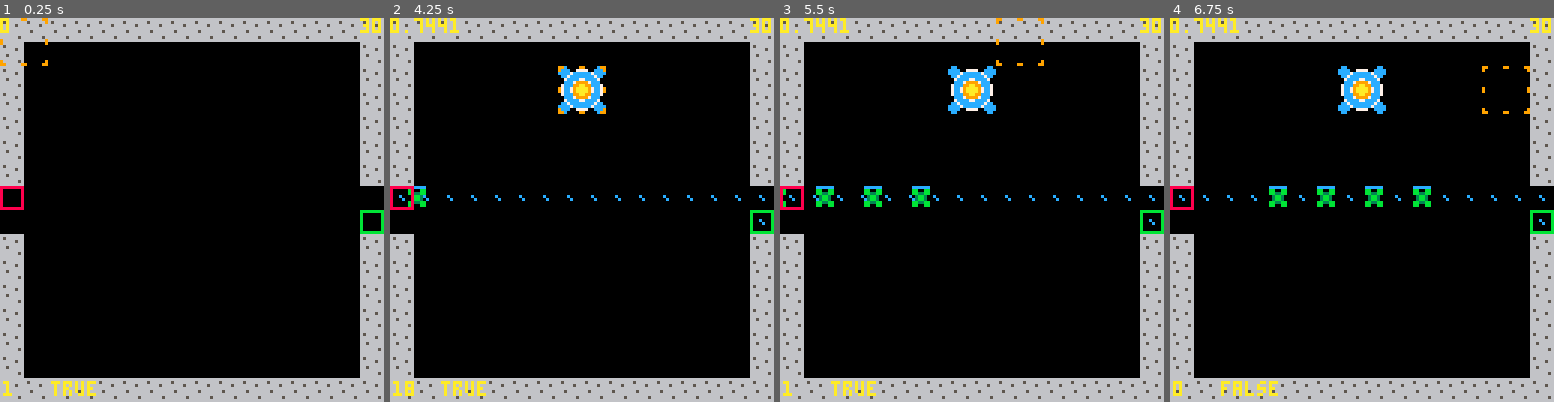
Above: before the commit, frames 1-4 (left to right).
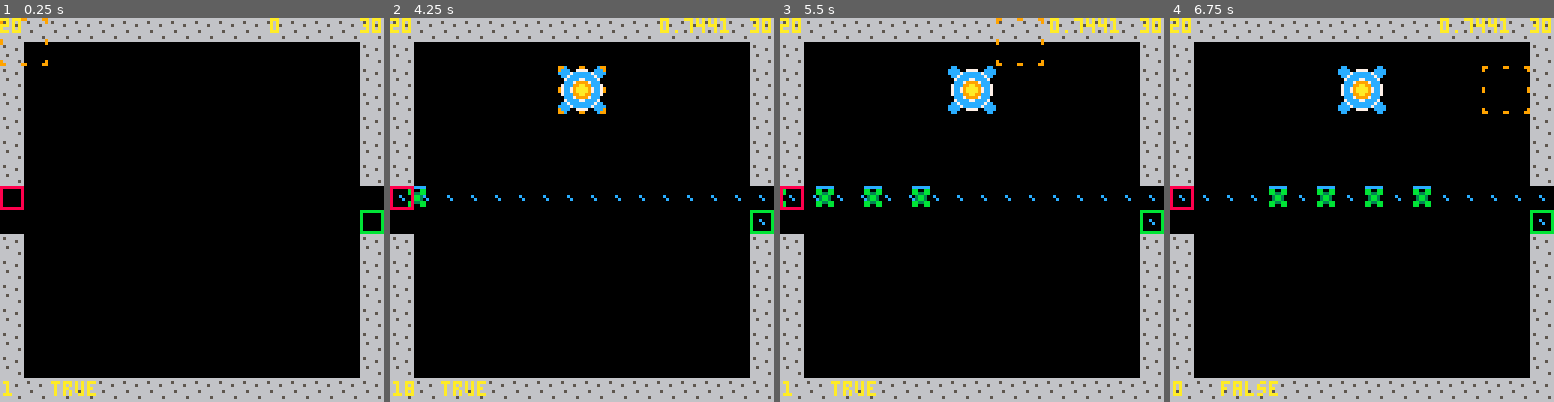
Above: after the commit, the same moments.

Repository: langchr86/pico-bubble-towers
Game: PICO-8 cartridge pico-proto.p8
Same seed, same stepped clock (60 frames per second), same inputs: the game is played once before the commit and once after it.
Inputs:
- Up to frame 1 (0.25 s): no input
- Up to frame 2 (4.25 s): tap X (X key) at 0.33, 1.07, 1.85, 2.97, 4.08 s; tap O (Z key) at 0.7, 1.7, 2.1, 2.5, 2.9, 3.3, 3.7, 4.1 s; hold Right 1.6-2.1 s; hold Up 2.15-2.42 s; hold Right 2.47-3.03 s; hold Left 3.08-3.58 s; hold Down 3.63-3.97 s; hold Right from 4.02 s (still down)
- Up to frame 3 (5.5 s): tap O (Z key) at 4.5, 4.9, 5.3 s; release Right at 4.68 s; hold Up 4.73-5.03 s; hold Left from 5.08 s (still down); tap X (X key) at 5.2 s
- Up to frame 4 (6.75 s): release Left at 5.68 s; tap O (Z key) at 5.7, 6.1, 6.5 s; hold Down 5.73-6.03 s; hold Right 6.08-6.58 s; tap X (X key) at 6.32 s; hold Right from 6.63 s (still down)

The runs differ from the first frame. In frame 1, 0.2% of the frame differs, in the area x 0-73%, y 0-4%; in frame 2, 0.6%, in the area x 0-89%, y 0-4%; in frame 3, 0.6%; in frame 4, 0.6%.

Commit message:
track player life and end with "game over" screen

Diff:
--- a/pico-proto.lua
+++ b/pico-proto.lua
@@ -31,6 +31,8 @@
 
 tower_list = {}
 enemy_list = {}
+
+player_life = 20
 
 sw_algo = 0
 
@@ -107,8 +109,12 @@
 function UpdateObjects()
   for enemy in all(enemy_list) do
     enemy:Update()
-    if enemy:IsDead() or enemy:InTarget() then
+    if enemy:IsDead() then
       del(enemy_list, enemy)
+    end
+    if enemy:InTarget() then
+      del(enemy_list, enemy)
+      player_life -= 1
     end
   end
 
@@ -159,6 +165,12 @@
 
 function _draw()
   cls()
+
+  if player_life <= 0 then
+    map(0, 16)
+    return
+  end
+
   map()
 
   DrawPath()
@@ -177,6 +189,7 @@
   cursor:Draw()
 
   fps = stat(7)
+  print(player_life, 0, 0, 10)
+  print(sw_algo, 90, 0, 10)
   print(fps, 120, 0, 10)
-  print(sw_algo, 0, 0, 10)
 end
--- a/pico-proto.p8
+++ b/pico-proto.p8
@@ -194,3 +194,18 @@
 0100000000000000000000000000000100000000000000000000000000000000000000000000000000000000000000000000000000000000000000000000000000000000000000000000000000000000000000000000000000000000000000000000000000000000000000000000000000000000000000000000000000000000
 0100000000000000000000000000000100000000000000000000000000000000000000000000000000000000000000000000000000000000000000000000000000000000000000000000000000000000000000000000000000000000000000000000000000000000000000000000000000000000000000000000000000000000
 0101010101010101010101010101010100000000000000000000000000000000000000000000000000000000000000000000000000000000000000000000000000000000000000000000000000000000000000000000000000000000000000000000000000000000000000000000000000000000000000000000000000000000
+0000000000000000000000000000000000000000000000000000000000000000000000000000000000000000000000000000000000000000000000000000000000000000000000000000000000000000000000000000000000000000000000000000000000000000000000000000000000000000000000000000000000000000
+0000000000000000000000000000000000000000000000000000000000000000000000000000000000000000000000000000000000000000000000000000000000000000000000000000000000000000000000000000000000000000000000000000000000000000000000000000000000000000000000000000000000000000
+0001010100000100000100010001010100000000000000000000000000000000000000000000000000000000000000000000000000000000000000000000000000000000000000000000000000000000000000000000000000000000000000000000000000000000000000000000000000000000000000000000000000000000
+0001000000010001000101010001000000000000000000000000000000000000000000000000000000000000000000000000000000000000000000000000000000000000000000000000000000000000000000000000000000000000000000000000000000000000000000000000000000000000000000000000000000000000
+0001000000010001000100010001000000000000000000000000000000000000000000000000000000000000000000000000000000000000000000000000000000000000000000000000000000000000000000000000000000000000000000000000000000000000000000000000000000000000000000000000000000000000
+0001000100010101000100010001010000000000000000000000000000000000000000000000000000000000000000000000000000000000000000000000000000000000000000000000000000000000000000000000000000000000000000000000000000000000000000000000000000000000000000000000000000000000
+0001000100010001000100010001000000000000000000000000000000000000000000000000000000000000000000000000000000000000000000000000000000000000000000000000000000000000000000000000000000000000000000000000000000000000000000000000000000000000000000000000000000000000
+0001010100010001000100010001010100000000000000000000000000000000000000000000000000000000000000000000000000000000000000000000000000000000000000000000000000000000000000000000000000000000000000000000000000000000000000000000000000000000000000000000000000000000
+0000000000000000000000000000000000000000000000000000000000000000000000000000000000000000000000000000000000000000000000000000000000000000000000000000000000000000000000000000000000000000000000000000000000000000000000000000000000000000000000000000000000000000
+0001010100010001000101010001010100000000000000000000000000000000000000000000000000000000000000000000000000000000000000000000000000000000000000000000000000000000000000000000000000000000000000000000000000000000000000000000000000000000000000000000000000000000
+0001000100010001000100000001000100000000000000000000000000000000000000000000000000000000000000000000000000000000000000000000000000000000000000000000000000000000000000000000000000000000000000000000000000000000000000000000000000000000000000000000000000000000
+0001000100010001000100000001010100000000000000000000000000000000000000000000000000000000000000000000000000000000000000000000000000000000000000000000000000000000000000000000000000000000000000000000000000000000000000000000000000000000000000000000000000000000
+0001000100010001000101000001010000000000000000000000000000000000000000000000000000000000000000000000000000000000000000000000000000000000000000000000000000000000000000000000000000000000000000000000000000000000000000000000000000000000000000000000000000000000
+0001000100010001000100000001000100000000000000000000000000000000000000000000000000000000000000000000000000000000000000000000000000000000000000000000000000000000000000000000000000000000000000000000000000000000000000000000000000000000000000000000000000000000
+0001010100000100000101010001000100000000000000000000000000000000000000000000000000000000000000000000000000000000000000000000000000000000000000000000000000000000000000000000000000000000000000000000000000000000000000000000000000000000000000000000000000000000
